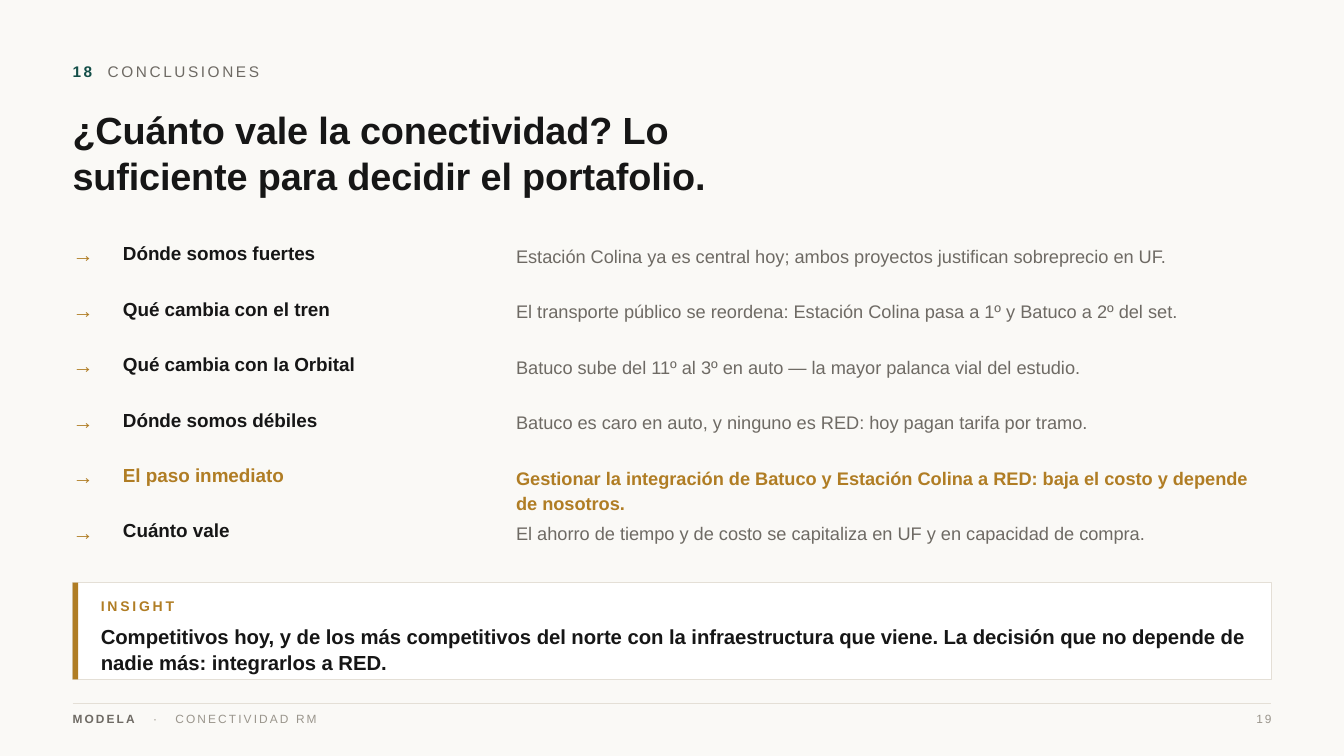
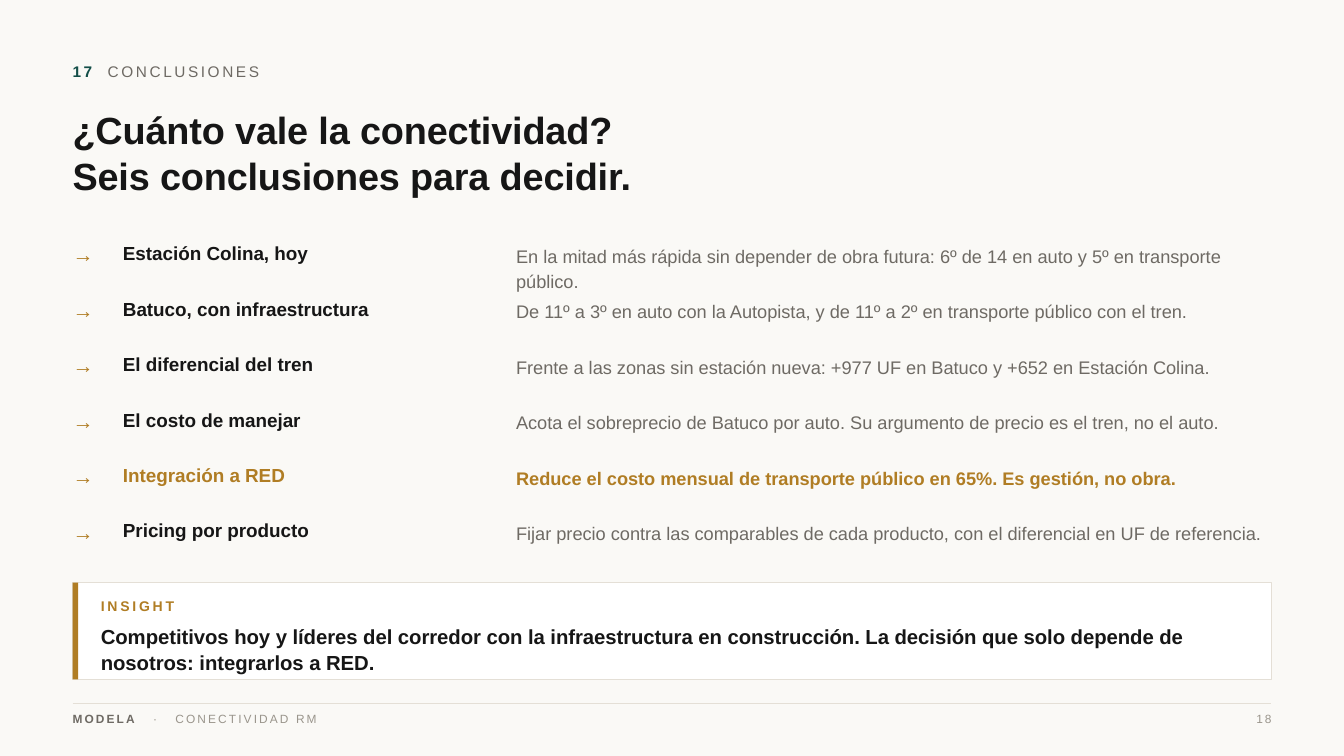
Before and after one commit to modela-simulador/modela-simulador, a slide deck: slide 18 of public/conectividad/Conectividad-Modela.pptx (slide 19 before the commit). Drawn at 1344x756 pixels with LibreOffice and Linux fonts; fonts in the diff are those of the drawing. Boxes give left, top, right and bottom in pixels: in the first picture for what was removed or moved away, otherwise in the second. Text is boxed around its words. In the diff, an @@ line names an element or a change of style, - is before the commit and + after.

```diff
--- a/public/conectividad/Conectividad-Modela.pptx
+++ b/public/conectividad/Conectividad-Modela.pptx
@@ text at [73,66,259,77]: text changed @@
-18 CONCLUSIONES
+17 CONCLUSIONES
@@ text at [73,116,631,198]: text changed @@
-¿Cuánto vale la conectividad? Lo
-suficiente para decidir el portafolio.
+¿Cuánto vale la conectividad?
+Seis conclusiones para decidir.
@@ text at [123,246,307,264]: text changed @@
-Dónde somos fuertes
+Estación Colina, hoy
@@ text at [516,249,1221,292]: text changed @@
-Estación Colina ya es central hoy; ambos proyectos justifican sobreprecio en UF.
+En la mitad más rápida sin depender de obra futura: 6º de 14 en auto y 5º en transporte público.
@@ text at [123,302,369,319]: text changed @@
-Qué cambia con el tren
+Batuco, con infraestructura
@@ text at [516,304,1187,322]: text changed @@
-El transporte público se reordena: Estación Colina pasa a 1º y Batuco a 2º del set.
+De 11º a 3º en auto con la Autopista, y de 11º a 2º en transporte público con el tren.
@@ text at [123,357,314,371]: text changed @@
-Qué cambia con la Orbital
+El diferencial del tren
@@ text at [516,360,1210,378]: text changed @@
-Batuco sube del 11º al 3º en auto — la mayor palanca vial del estudio.
+Frente a las zonas sin estación nueva: +977 UF en Batuco y +652 en Estación Colina.
@@ text at [123,413,300,431]: text changed @@
-Dónde somos débiles
+El costo de manejar
@@ text at [516,416,1218,433]: text changed @@
-Batuco es caro en auto, y ninguno es RED: hoy pagan tarifa por tramo.
+Acota el sobreprecio de Batuco por auto. Su argumento de precio es el tren, no el auto.
@@ text at [123,468,285,486]: text changed @@
-El paso inmediato
+Integración a RED
@@ text at [516,471,1175,489]: text changed @@
-Gestionar la integración de Batuco y Estación Colina a RED: baja el costo y depende de nosotros.
+Reduce el costo mensual de transporte público en 65%. Es gestión, no obra.
@@ text at [123,523,308,541]: text changed @@
-Cuánto vale
+Pricing por producto
@@ text at [516,527,1261,544]: text changed @@
-El ahorro de tiempo y de costo se capitaliza en UF y en capacidad de compra.
+Fijar precio contra las comparables de cada producto, con el diferencial en UF de referencia.
@@ text at [101,629,1183,675]: text changed @@
-Competitivos hoy, y de los más competitivos del norte con la infraestructura que viene. La decisión que no depende de nadie más: integrarlos a RED.
+Competitivos hoy y líderes del corredor con la infraestructura en construcción. La decisión que solo depende de nosotros: integrarlos a RED.
```
Also in this commit, not shown: 14 other slides changed, 3 slides added, 4 slides removed, 39 other files.
